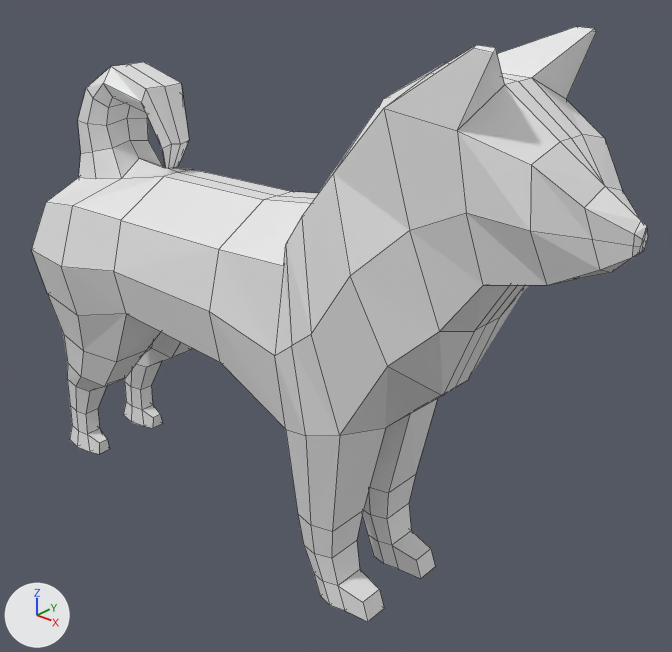
Before and after pictures for a commit that changed the Blender file Dog1.blend.
One viewpoint serves both versions: a 50 mm camera at (2.46, -2.4, 1.36) aimed at (0.24, 0.1, -0.16). Every picture has the same lights, and +X, +Y and +Z are marked at lower left. Mesh edges are drawn as thin lines.

Names of what the first picture shows: '平面'.
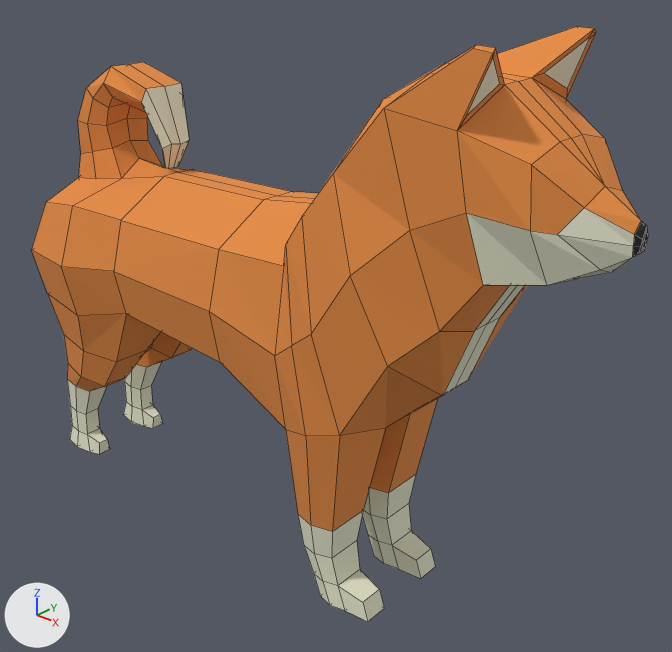
Commit message: 犬モデリング中

Location of each change, (x1, y1, x2, y2) in pixels of the pictures (672 x 652 px; the box of a moved part takes in the faces that stretch with it):
part 1 of me_平面, built on
    both: (458, 29, 596, 130)
part 2 of me_平面, moved or reshaped
    both: (530, 165, 634, 285)
part 3 of me_平面, recoloured (white to orange)
    both: (31, 26, 641, 532)
part 4 of me_平面, recoloured
    both: (67, 83, 638, 622)
part 5 of me_平面, recoloured
    both: (633, 221, 648, 257)

What changed in the scene script:
```text
Add mat_マテリアル:
    mat_マテリアル = principled_material('マテリアル')
    mat_マテリアル.base_color = (0.8, 0.27, 0.0586)  # orange #e78e44
    mat_マテリアル.roughness = 1.0
Add mat_マテリアル_001:
    mat_マテリアル_001 = principled_material('マテリアル.001')
    mat_マテリアル_001.base_color = (0.799, 0.8, 0.619)  # white #e7e7ce
    mat_マテリアル_001.roughness = 1.0
Add mat_マテリアル_002:
    mat_マテリアル_002 = principled_material('マテリアル.002')
    mat_マテリアル_002.base_color = (0.022, 0.022, 0.022)  # black #292929
    mat_マテリアル_002.roughness = 1.0
Change me_平面:
    used by ob_平面; location = (-0.25, 0.0, 0.02); scale = (0.31, 0.31, 0.31)
    verts and faces of me_平面; kept vertices keep their numbers, new ones are numbered from 202
    before: 35 (4.12, -0.96, 2.49) at pixel (457, 130), 61 (4.12, -0.24, 2.8) at pixel (504, 84), 198 (4.4, -0.9, 3.17) at pixel (493, 52), 201 (4.4, -0.86, 3.21) at pixel (495, 47)
    before: 140 (5.19, -0.31, 1.57) at pixel (592, 239)
    remove me_平面.from_pydata(...)  # 202 vertices, 180 faces; spans x -3.45..5.54, y -1.39..0.0, z -3.84..3.22
    add me_平面.from_pydata(...)  # 206 vertices, 184 faces; spans x -3.45..5.54, y -1.39..0.0, z -3.84..3.22
    me_平面 part 1
    add delete_faces([(35, 61, 201, 198)])
    add verts[202] = (4.16, -0.89, 2.61)  # pixel (466, 116)
    add verts[203] = (4.16, -0.38, 2.83)  # pixel (499, 83)
    add verts[204] = (4.36, -0.85, 3.11)  # pixel (492, 59)
    add verts[205] = (4.36, -0.83, 3.12)  # pixel (493, 57)
    add faces += [(202, 203, 205, 204)]  # mat_マテリアル_001 (white #e7e7ce)
    add faces += [(35, 61, 203, 202), (198, 204, 205, 201), (35, 202, 204, 198), (61, 201, 205, 203)]  # mat_マテリアル (orange #e78e44)
    me_平面 part 2
    add verts[140] = (4.98, -0.58, 1.64)  # moved, pixel (557, 234)
    me_平面 part 3: 101 faces spanning x -3.26..5.49, y -1.39..0.0, z -2.65..3.22 switch from no material to mat_マテリアル (orange #e78e44)
    me_平面 part 4: 72 faces spanning x -3.45..5.5, y -0.95..0.0, z -3.84..2.14 switch from no material to mat_マテリアル_001 (white #e7e7ce)
    me_平面 part 5: 6 faces spanning x 5.49..5.54, y -0.11..0.0, z 1.42..1.73 switch from no material to mat_マテリアル_002 (black #292929)
```
